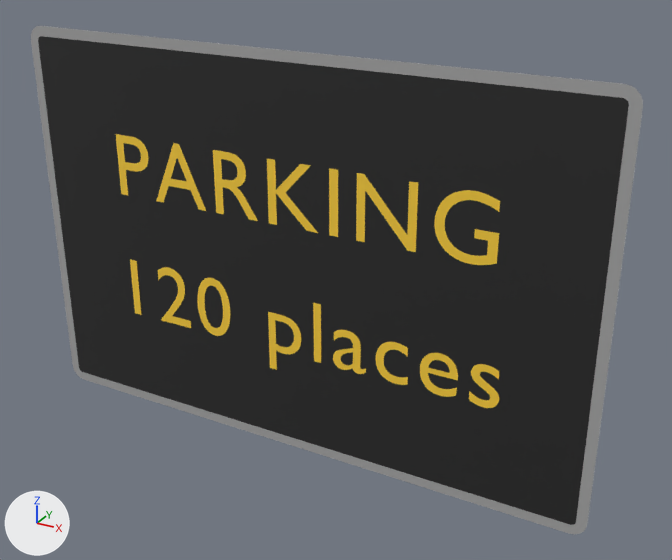
A saved change to the glTF model panneaux/19_X_dynamiques/XCE45.glb.
The view is the same before and after, from a 50 mm camera at (0.853, -1.376, 0.68) aimed at (0.08, 0.031, -0.023). The axes (+X, +Y, +Z) are drawn at lower left. The lights are the same throughout. The picture after the commit comes second. Where no turn or scale is listed for an object, it has been applied to the vertices. Vertices at exactly the same position are counted once.

Objects in the first picture: 'XCE45_cadre00', 'XCE45_fond01', 'XCE45_txt02', 'XCE45_txt03' and 1 more.
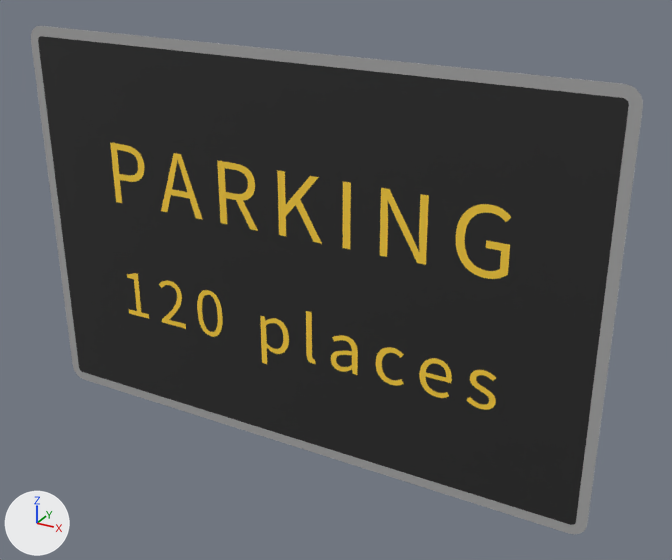
What differs and where, as boxes [x1, y1, x2, y2] in the pictures (672 x 560 px; the box of a moved part takes in the faces that stretch with it):
'XCE45_txt02', reshaped
    before: [116, 134, 500, 265]
    after: [110, 143, 511, 279]
'XCE45_txt03', reshaped (8% shorter)
    before: [130, 259, 499, 408]
    after: [127, 273, 496, 410]
part 1 of me_t_387, added (yellow)
    after: [343, 181, 351, 249]
part 2 of me_t_387, rebuilt (16% narrower)
    before: [434, 190, 500, 265]
    after: [456, 204, 511, 279]
part 3 of me_t_387, rebuilt (9% narrower)
    before: [213, 150, 258, 221]
    after: [217, 160, 258, 231]
part 4 of me_t_387, rebuilt (12% narrower)
    before: [267, 158, 318, 233]
    after: [277, 170, 322, 244]
part 5 of me_t_387, rebuilt (16% narrower)
    before: [156, 143, 206, 211]
    after: [161, 153, 203, 220]
part 6 of me_t_387, rebuilt (21% narrower)
    before: [356, 173, 418, 252]
    after: [380, 188, 429, 265]
part 7 of me_t_387, deleted (yellow)
    before: [329, 168, 338, 237]
part 8 of me_t_387, moved or reshaped
    before: [116, 134, 148, 195]
    after: [110, 143, 144, 203]
part 9 of me_t_388, rebuilt (18% narrower, 19% shorter)
    before: [158, 267, 191, 328]
    after: [159, 280, 186, 329]
part 10 of me_t_388, rebuilt (77% wider, 18% shorter)
    before: [130, 259, 142, 315]
    after: [127, 273, 149, 319]
part 11 of me_t_388, added
    after: [306, 311, 316, 364]
part 12 of me_t_388, moved or reshaped
    before: [197, 278, 499, 408]
    after: [197, 290, 496, 410]

The change in detail:
me_t_387 is used by ob_xce45_txt02; location (0.0, -0.002, 0.133).
me_t_387 had 576 vertices, 1136 faces and spanned x -0.4..0.401, y 0.0, z -0.057..0.072.
me_t_387 now has 616 vertices, 1216 faces and spans x -0.416..0.421, y 0.0, z -0.077..0.053.
me_t_387 part 1: a new loose piece, a box spanning x 0.11124..0.12693, y -0.0002..0.0002, z -0.07435..0.05065, in mat_ambre_dynamique (yellow #ffd33f).
me_t_387 part 2: the loose piece of 204 vertices spanning x 0.287..0.401, y 0.0, z -0.057..0.072 is rebuilt with 204 vertices and now spans x 0.326..0.421, y 0.0, z -0.077..0.053.
me_t_387 part 3: the loose piece of 188 vertices spanning x -0.165..-0.068, y 0.0, z -0.055..0.07 is rebuilt with 118 vertices and now spans x -0.156..-0.07, y 0.0, z -0.074..0.051.
me_t_387 part 4: the loose piece of 22 vertices spanning x -0.045..0.061, y 0.0, z -0.055..0.07 is rebuilt with 26 vertices and now spans x -0.023..0.069, y 0.0, z -0.074..0.051.
me_t_387 part 5: the loose piece of 22 vertices spanning x -0.31..-0.188, y 0.0, z -0.055..0.071 is rebuilt with 72 vertices and now spans x -0.3..-0.198, y 0.0, z -0.074..0.051.
me_t_387 part 6: the loose piece of 20 vertices spanning x 0.139..0.255, y 0.0, z -0.055..0.07 is rebuilt with 76 vertices and now spans x 0.186..0.274, y 0.0, z -0.074..0.051.
me_t_387 part 7: the loose piece of 8 vertices spanning x 0.084..0.102, y 0.0, z -0.055..0.07 is deleted.
me_t_387 part 8: 2 vertices moved within x -0.35, y 0.0, z 0.018; 110 vertices removed from x -0.4..-0.321, y 0.0, z -0.055..0.07; 110 vertices added at x -0.416..-0.334, y 0.0, z -0.074..0.051.
me_t_388 is used by ob_xce45_txt03; location (0.0, -0.003, -0.133).
me_t_388 had 1552 vertices, 3084 faces and spanned x -0.394..0.424, y 0.0, z -0.097..0.072.
me_t_388 now has 1688 vertices, 3356 faces and spans x -0.411..0.418, y 0.0, z -0.091..0.049.
me_t_388 part 9: the loose piece of 178 vertices spanning x -0.324..-0.245, y 0.0, z -0.055..0.072 is rebuilt with 178 vertices and now spans x -0.322..-0.259, y 0.0, z -0.059..0.042.
me_t_388 part 10: the loose piece of 8 vertices spanning x -0.394..-0.376, y 0.0, z -0.055..0.07 is rebuilt with 44 vertices and now spans x -0.411..-0.356, y 0.0, z -0.059..0.041.
me_t_388 part 11: a new loose piece of 104 vertices spanning x 0.033..0.053, y 0.0, z -0.061..0.049, in mat_ambre_dynamique (yellow #ffd33f).
me_t_388 part 12: 10 vertices moved within x -0.178..0.407, y 0.0, z -0.056..0.015; 1340 vertices removed from x -0.224..0.424, y 0.0, z -0.097..0.072; 1336 vertices added at x -0.225..0.418, y 0.0, z -0.091..0.042.
